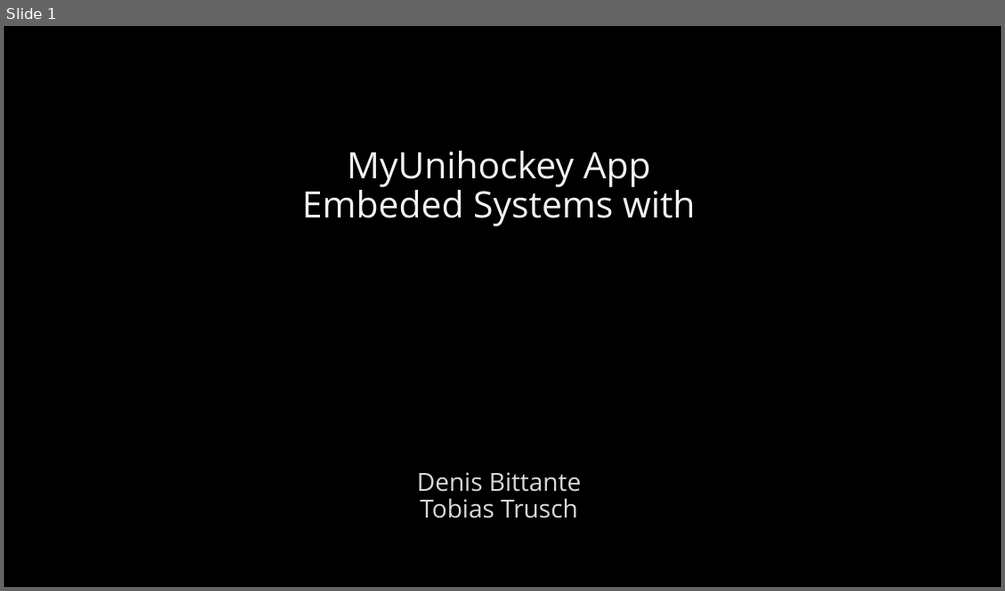
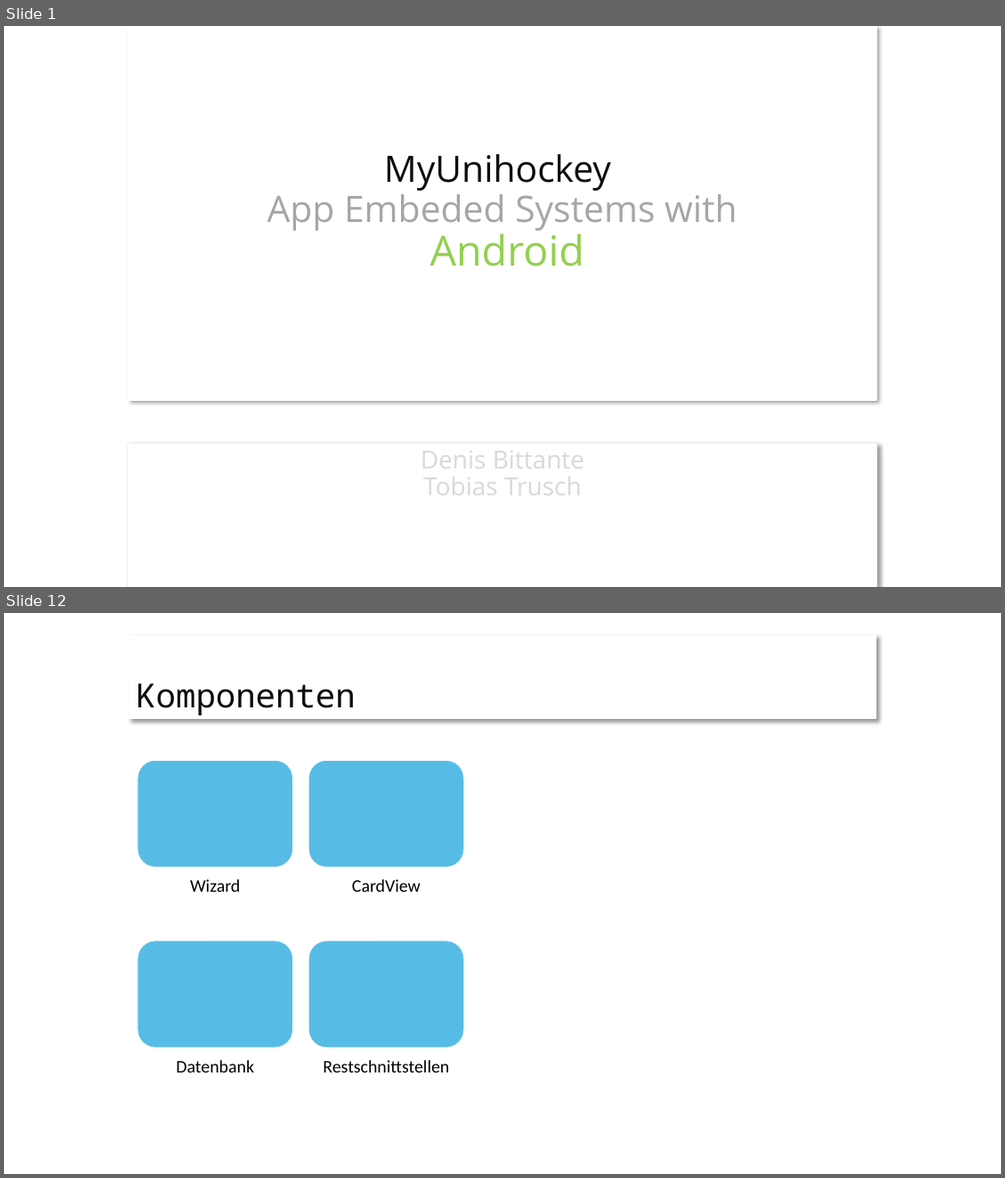
Before and after one commit to ffhsAndroidDenisTobias/androidProject, a slide deck: docs/Präsentation/Project-Presentation.pptx. Shown one above the other, each under a label of ours: slide 1 before the commit, slides 1 and 12 after it; the slides between them are not shown. The pictures are 1005x591 and 1005x1178 pixels, drawn with LibreOffice and Linux fonts; fonts in the diff are those of the drawing; background and template pictures are left out. Boxes give left, top, right and bottom in pixels: in the first picture for what was removed or moved away, otherwise in the second. Text is boxed around its words. In the diff, an @@ line names an element or a change of style, - is before the commit and + after.

```diff
--- a/docs/Präsentation/Project-Presentation.pptx
+++ b/docs/Präsentation/Project-Presentation.pptx
@@ slide 12 added at (4,613,1001,1174), background #FFFFFF @@
@@ title added at (128,635,876,719), fill #FFFFFF, 32 pt, text #0D0D0D @@
+Komponenten
@@ group added at (138,761,464,1072): 4 rounded rectangles, 4 texts @@
+Wizard
+CardView
+Datenbank
+Restschnittstellen
@@ slide 1 changed as well @@
@@ background picture (left out) to #FFFFFF @@
@@ title "MyUnihockey App Embeded Systems with ...": place and size @@
-title "MyUnihockey App Embeded Systems with ..." at (302,151,696,226)
+title "MyUnihockey App Embeded Systems with ..." at (128,26,876,400)
@@ title "MyUnihockey App Embeded Systems with ..." at (128,26,876,400): vertical alignment bottom to middle; fill none to #FFFFFF; outline none to #FFFFFF 1 pt; shadow on @@
@@ title at (267,154,737,266): text changed; text colour #F2F2F2 to #A6A6A6 @@
-MyUnihockey App
-Embeded Systems with
+MyUnihockey
+App Embeded Systems with
+Android
@@ subtitle "Denis Bittante": place and size @@
-subtitle "Denis Bittante" at (417,472,581,518)
+subtitle "Denis Bittante" at (128,443,876,587)
@@ subtitle "Denis Bittante" at (128,443,876,587): fill none to #FFFFFF; outline none to #FFFFFF 0.75 pt; shadow on @@
```
Also in this commit, not shown: 9 other slides changed, 2 other slides added.
